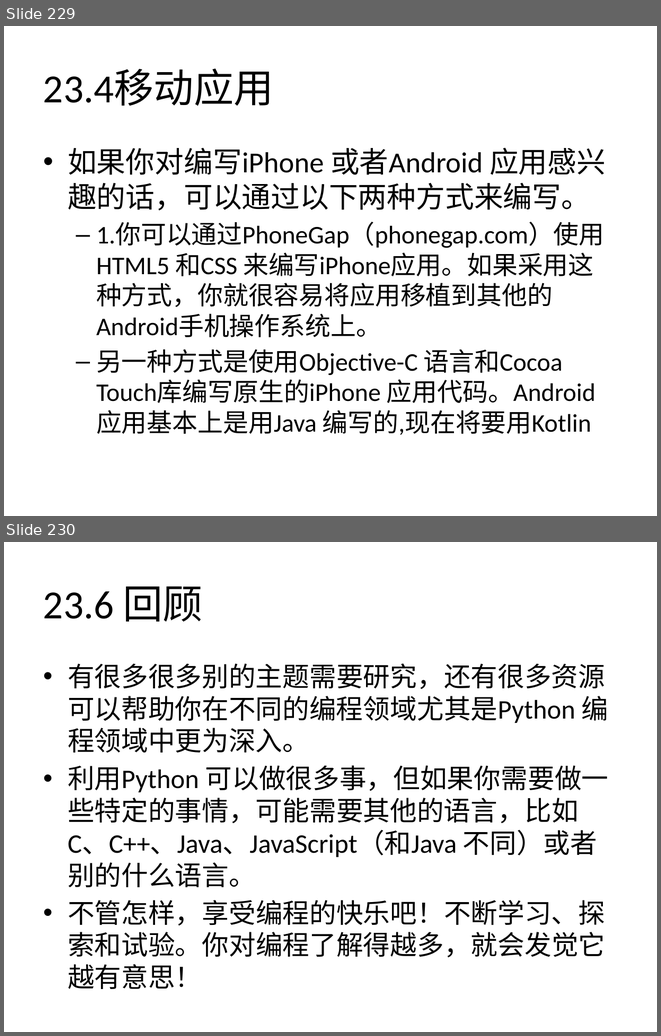
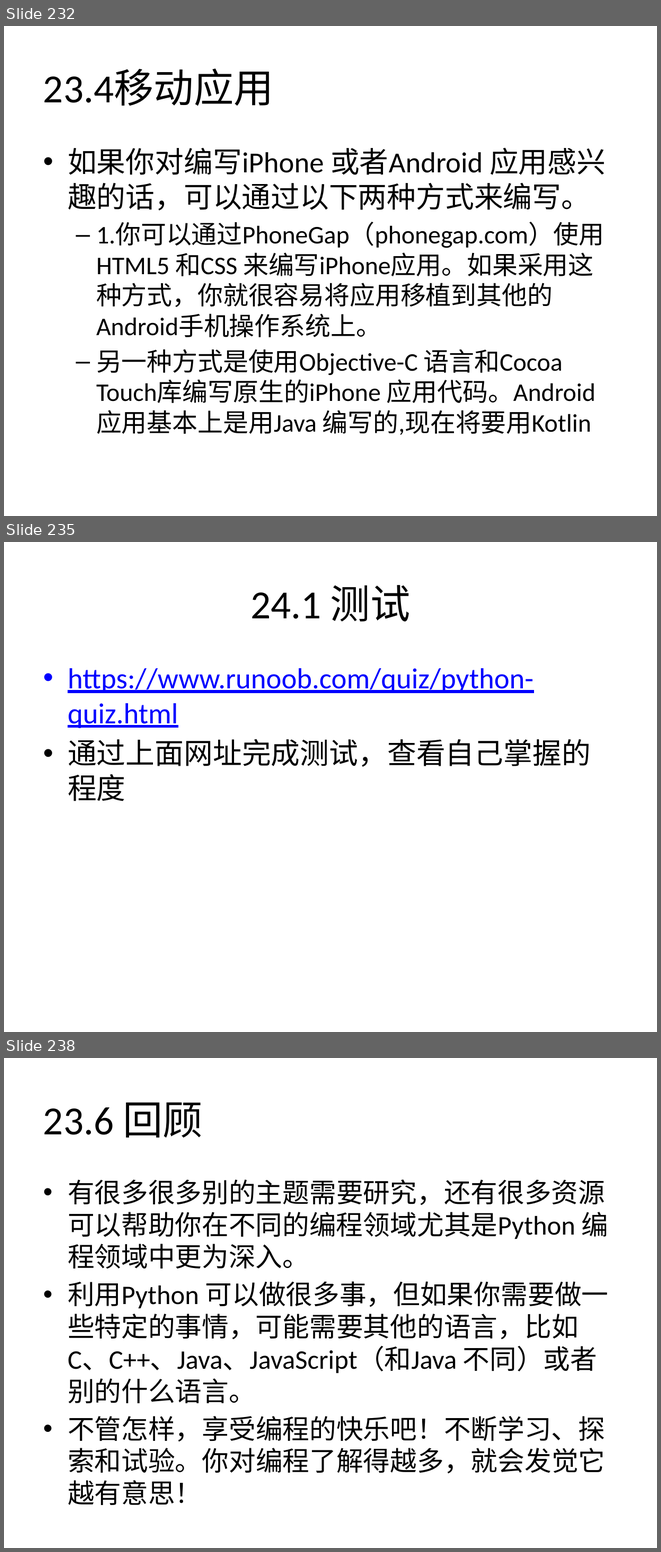
Before and after one commit to zhinan18/Python3, a slide deck: readme/Python3.pptx. Shown one above the other, each under a label of ours: slides 229 and 230 before the commit, slides 232, 235 and 238 after it; the slides between them are not shown. The pictures are 661x1036 and 661x1552 pixels, drawn with LibreOffice and Linux fonts; fonts in the diff are those of the drawing. Boxes give left, top, right and bottom in pixels: in the first picture for what was removed or moved away, otherwise in the second. Text is boxed around its words. In the diff, an @@ line names an element or a change of style, - is before the commit and + after.

```diff
--- a/readme/Python3.pptx
+++ b/readme/Python3.pptx
@@ slide 235 added at (x1=4, y1=542, x2=657, y2=1032), background #FFFFFF @@
@@ title added at (x1=250, y1=585, x2=411, y2=622), 44 pt, text #000000 @@
+24.1 测试
@@ text added at (x1=68, y1=668, x2=591, y2=801), 32 pt, text #0000FF, underline @@
+• https://www.runoob.com/quiz/python-quiz.html
+• 通过上面网址完成测试，查看自己掌握的程度
@@ what was slide 229 is now slide 232 @@
@@ what was slide 230 is now slide 238 @@
```
Also in this commit, not shown: 3 slides changed, 8 other slides added, 1 slide removed, 21 other files.
